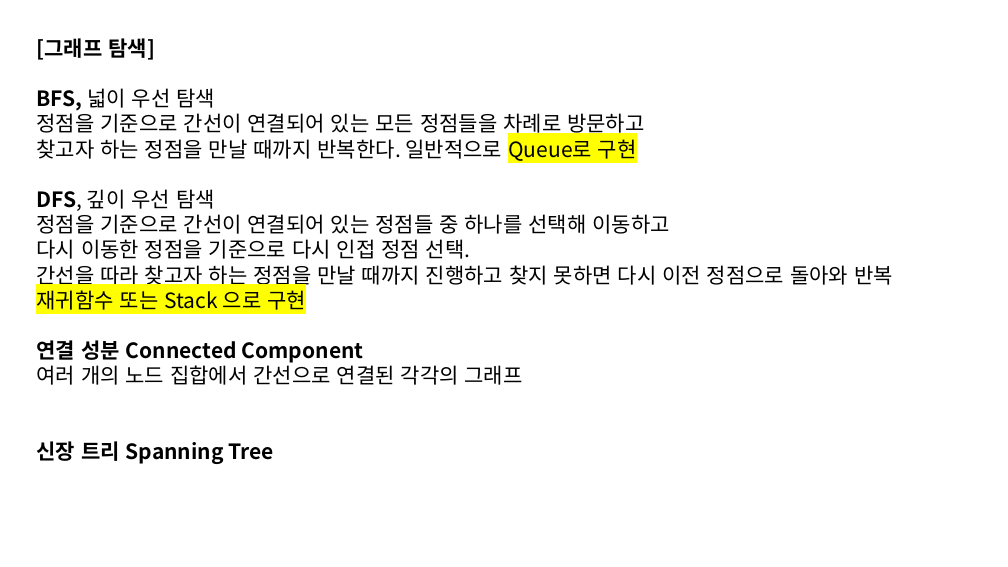
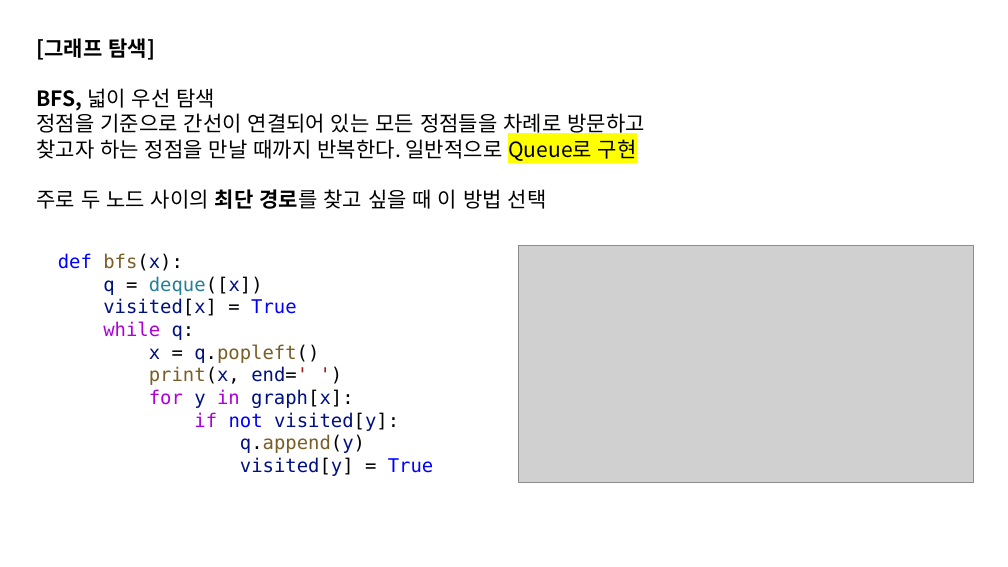
Before and after one commit to 2018007956/Coding-Test-Study, a slide deck: slide 12 of week5/graph&DFS,BFS.pptx (slide 7 before the commit). Drawn at 1008x567 pixels with LibreOffice and Linux fonts; fonts in the diff are those of the drawing; grey boxes stand for pictures. Boxes give left, top, right and bottom in pixels: in the first picture for what was removed or moved away, otherwise in the second. Text is boxed around its words. In the diff, an @@ line names an element or a change of style, - is before the commit and + after.

```diff
--- a/week5/graph&DFS,BFS.pptx
+++ b/week5/graph&DFS,BFS.pptx
@@ text at (36, 189, 547, 209): text changed @@
-DFS, 깊이 우선 탐색
-정점을 기준으로 간선이 연결되어 있는 정점들 중 하나를 선택해 이동하고
-다시 이동한 정점을 기준으로 다시 인접 정점 선택.
-간선을 따라 찾고자 하는 정점을 만날 때까지 진행하고 찾지 못하면 다시 이전 정점으로 돌아와 반복
-재귀함수 또는 Stack 으로 구현
-연결 성분 Connected Component
-여러 개의 노드 집합에서 간선으로 연결된 각각의 그래프
-신장 트리 Spanning Tree
+주로 두 노드 사이의 최단 경로를 찾고 싶을 때 이 방법 선택
@@ text added at (58, 253, 434, 476), 18 pt, text #001080 @@
+def bfs(x):
+q = deque([x])
+visited[x] = True
+while q:
+x = q.popleft()
+print(x, end=' ')
+for y in graph[x]:
+if not visited[y]:
+q.append(y)
+visited[y] = True
@@ picture added at (519, 246, 974, 482) @@
```
Also in this commit, not shown: 3 other slides changed, 6 slides added, 5 other files.
